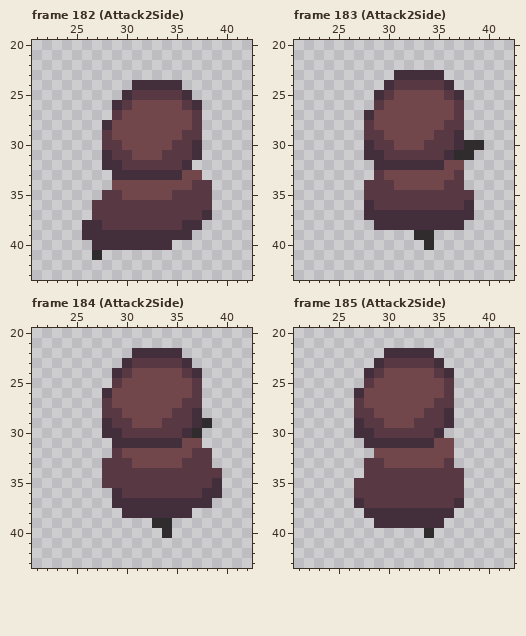
Pixel-art file: assets/textures/player/player_thief.aseprite. The picture above is the old version.
64x64 pixels, 249 frames. Shown: frame 182 (Attack2Side): x 21..42, y 20..43; frame 183 (Attack2Side): x 21..42, y 20..43; frame 184 (Attack2Side): x 21..42, y 20..43; frame 185 (Attack2Side): x 21..42, y 20..43. The old version is drawn lined up with the new one. The commit also changed other frames, which this record leaves out.
After the commit:
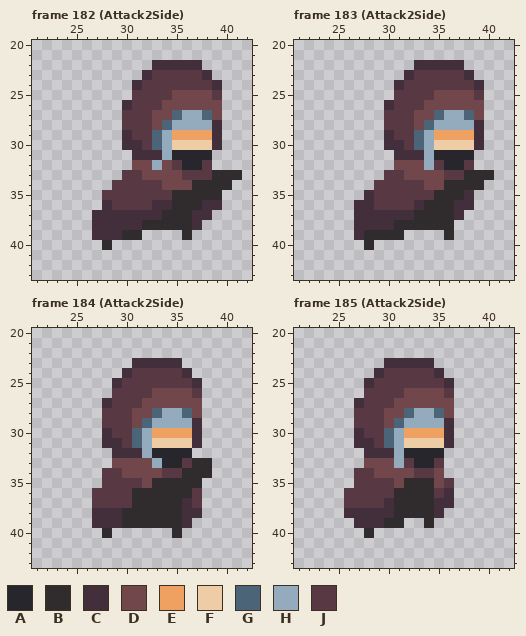
Palette (. is transparent): A #26262c  B #302c2e  C #432e3b  D #72474b  E #eea160  F #eecca6  G #4c6478  H #94abbd  J #573843
Commit: blessings cannot be duplciates, update thief side attack anim
Edits made:
whole drawing moved by -2,+0 (the old picture is shown already moved)
Changed rows in their new state; - is an unchanged pixel.
Frame 182 (Attack2Side):
first column x 26:
22 -------CCCCC----
23 ------CJJJJJC---
24 ------JJJJJJJC--
25 ----.----DDDDJ--
26 ---.CJJJ--DDDD--
27 ---.JJJ--GHHGD--
28 --..JJJ-GHHHHC--
29 --..CJJGHEEEEC--
30 --..CCJGHFFFFC--
31 --...CCCHAAAA---
32 --...DDHD-AAJ---
33 ---.JJDDDDJJJBBB
34 ---JJJJJ---BBBB-
35 ----JJJJJBBBBB--
36 -.C----CCBBBCC--
37 -CCCCCCCBBBC----
38 .-CCCCBBBBB-----
39 .---BB....B-----
40 -.B......-------
41 -.--------------
Frame 183 (Attack2Side):
first column x 27:
22 ------CCCCC---
23 ----.-JJJJJC--
24 ---.C----JJJC-
25 --..JJJJ-DDDJ-
26 --.CJJJ---DDD-
27 -..JJJ--GHHGD-
28 -..JJJ-GHHHHC-
29 -..CJJGHEEEEC-
30 -..CCJGHFFFFC-
31 -...CCCHAAAA--
32 --..DDDHJAAJ--
33 --.JJ----J-BBB
34 -.--JJJ--BBBB-
35 -C------BBBC--
36 C-----CBBBC---
37 C-----BBBB-.--
38 CC--BBBBBB.---
39 CBBBB-..-B----
40 -B-----.------
Frame 184 (Attack2Side):
first column x 27:
22 ----.....----
23 ---.CCCCC.---
24 --.CJJJJJC.--
25 --CJJJJJJJC--
26 -.JJJJ-------
27 -CJJJ----DD--
28 ---J--GHHGD--
29 -J---GHHHH-.-
30 --J-GHEEEEC--
31 -C-JGHFFFFC--
32 --CCCHAAAA..-
33 -.DD--HAA-BB-
34 ---DDDD--BBB.
35 -----DBBBBB..
36 JJJ-BBBBBB-..
37 JJJJBBBBB-J.-
38 CCCBBBBBB-C--
39 CCCBBB--BC---
40 -B-----.B----
Frame 185 (Attack2Side):
first column x 26:
22 ----.....---
23 ---.CCCCC.--
24 --.CJJJJJC.-
25 --CJJJJJJJC-
26 -.JJJJ------
27 -CJJJ----DD-
28 ---J--GHHGD-
29 -J---GHHHH--
30 --J-GHEEEEC-
31 -C-JGHFFFFC-
32 --CCCHAAAA.-
33 --DD-HJAAJ.-
34 -J-DDDD--D..
35 -----DBBBD-.
36 J----BBBB-C.
37 JJ--CBBBBCC.
38 CC---BBBB-.-
39 -CC-BB..B.--
40 --B-----.---
Changed places in both pictures, as pixel boxes (x1, y1, x2, y2):
changed: (82, 60, 242, 260)
changed: (354, 60, 494, 250)
changed: (92, 348, 222, 538)
changed: (344, 348, 464, 538)
